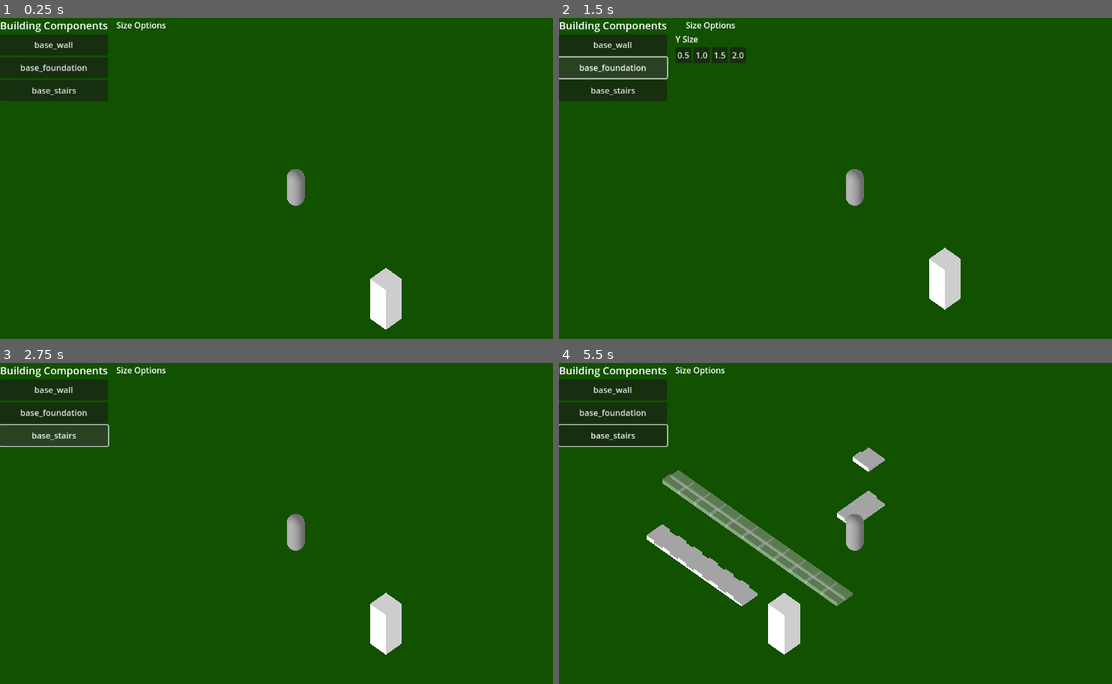
Above: before the commit, frames 1-4 (two rows, left to right).
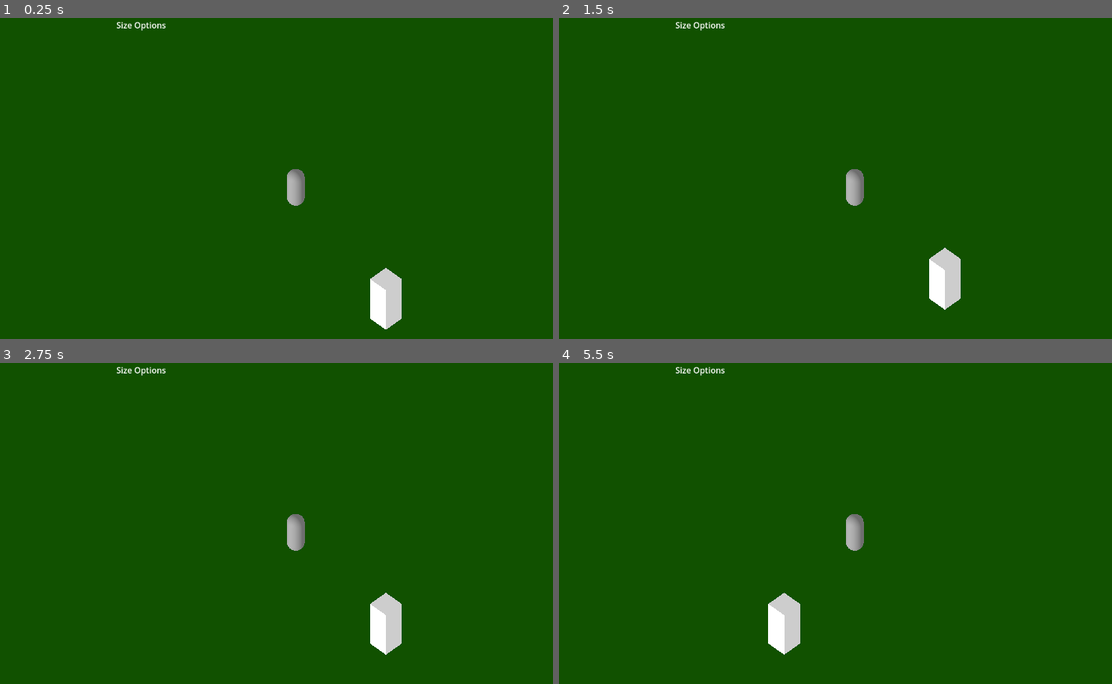
Above: after the commit, the same moments.

Repository: tarabaramaksym/godot-isometric-builder
Game: Godot game, scene res://main.tscn
The game is run twice, just before and just after one commit, with the same random seed, the same clock (stepped at 60 frames per second) and the same inputs.
Inputs (mouse positions are in pixels of both pictures, inside the frame that each line leads up to):
- Up to frame 1 (0.25 s): no input
- Up to frame 2 (1.5 s): click (614, 43) at 0.5 s, where only the run before the commit has a clickable "base_wall"; click (614, 69) at 1.25 s, where only the run before the commit has a clickable "base_foundation"
- Up to frame 3 (2.75 s): click (55, 436) at 2 s, where only the run before the commit has a clickable "base_stairs"
- Up to frame 4 (5.5 s): tap Enter at 2.75 s; move the mouse to (990, 513) at 2.77 s; hold D (right) 2.78-3.5 s; tap R (rotate) at 2.85, 4.35 s; click (990, 513) at 3.05 s; drag from (735, 549) to (829, 597) at 3.52 s; move the mouse to (918, 456) at 4.27 s; hold D (right) 4.28-5 s; click (918, 456) at 4.55 s; drag from (829, 597) to (680, 481) at 5.02 s

The runs differ from the first frame. In frame 1, 4.0% of the frame differs, in the area x 0-20%, y 1-26%; in frame 2, 5.0%; in frame 3, 4.2%; in frame 4, 8.8%, in the area x 0-59%, y 1-76%.
Error after the commit: Parse Error: Identifier "GlobalFileBuilding" not declared in the current scope. (res://ui/building/building_ui.gd:23)

Commit message:
0.0.2 - More refactoring

Diff:
--- /dev/null
+++ b/component/building/building_mouse_handler.gd
@@ -0,0 +1,216 @@
+class_name BuildingMouseHandler extends Node
+
+@export var camera: Camera3D
+@export var plane: CSGBox3D
+@export var gridmap: GridMap
+@export var building_builder: Node
+
+# Drag building state
+var is_dragging = false
+var drag_start_position = Vector3.ZERO
+var drag_current_position = Vector3.ZERO
+var drag_previews = []  # Array to store preview instances for dragging
+
+func _ready():
+	# If BuildingBuilder isn't already in the scene, create it
+	if not building_builder:
+		building_builder = BuildingBuilder.new()
+		add_child(building_builder)
+
+func add_mesh(param_position: Vector3, is_plane: bool):
+	building_builder.add_mesh(param_position, gridmap, is_plane)
+
+func has_mesh_at_position(param_position: Vector3) -> bool:
+	return building_builder.has_mesh_at_position(param_position, gridmap)
+
+func _process(_delta):
+	# Check for rotation input
+	if Input.is_action_just_pressed("rotate") and not GlobalBuilding.ui_interaction:
+		building_builder.rotate_component()
+
+	if GlobalBuilding.ui_interaction:
+		clear_all_previews()
+		return
+
+	# Get mouse ray
+	var mouse_pos = get_viewport().get_mouse_position()
+	var from = camera.project_ray_origin(mouse_pos)
+	var to = from + camera.project_ray_normal(mouse_pos) * 1000
+
+	var space_state = camera.get_world_3d().direct_space_state
+	var physics = PhysicsRayQueryParameters3D.new()
+	physics.from = from
+	physics.to = to
+
+	var result = space_state.intersect_ray(physics)
+
+	# Handle dragging and placement
+	if result and (result.collider == plane or (result.collider is StaticBody3D and result.normal.dot(Vector3.UP) > 0.99)):
+		var is_plane = result.collider == plane
+		var world_pos = result.position
+		var cell = gridmap.local_to_map(world_pos)
+		var cell_world_pos = gridmap.map_to_local(cell)
+
+		# Get component sizing type
+		var sizing_type = get_component_sizing_type()
+
+		# Start dragging on left click (if component allows dragging)
+		if Input.is_action_just_pressed("ui_left_click") and not is_dragging and not GlobalBuilding.selected_component.is_empty():
+			if sizing_type != "single":
+				is_dragging = true
+				drag_start_position = cell_world_pos
+				drag_current_position = cell_world_pos
+				update_drag_previews()
+			else:
+				# For single placement, just place directly
+				add_mesh(cell_world_pos, is_plane)
+
+		# Update drag position while dragging
+		if is_dragging:
+			drag_current_position = cell_world_pos
+			update_drag_previews()
+
+		# End dragging and place objects
+		if Input.is_action_just_released("ui_left_click") and is_dragging:
+			place_dragged_components()
+			is_dragging = false
+			clear_all_previews()
+
+		# Show regular preview when not dragging
+		if not is_dragging and not GlobalBuilding.selected_component.is_empty():
+			if not building_builder.has_preview():
+				building_builder.update_preview()
+			building_builder.update_preview_position(cell_world_pos)
+	else:
+		# Clear preview when not pointing at valid surface
+		if not is_dragging:
+			building_builder.clear_preview()
+
+		# End drag if released outside valid area
+		if Input.is_action_just_released("ui_left_click") and is_dragging:
+			is_dragging = false
+			clear_all_previews()
+
+# Get the sizing type of the current component
+func get_component_sizing_type() -> String:
+	if GlobalBuilding.selected_component.is_empty():
+		return "single"
+
+	var component_data = building_builder.building_components.get(GlobalBuilding.selected_component)
+	if component_data:
+		return component_data.get("sizing_type", "single")
+
+	return "single"
+
+# Update preview meshes along the drag line
+func update_drag_previews():
+	# Clear existing previews
+	clear_all_previews()
+
+	# Calculate cells in the drag area
+	var cells = get_cells_in_drag()
+
+	# Create a preview for each cell
+	for cell_pos in cells:
+		create_drag_preview(cell_pos)
+
+# Get all grid cells between drag start and current position
+func get_cells_in_drag() -> Array:
+	var cells = []
+
+	# Get grid coordinates
+	var start_cell = gridmap.local_to_map(drag_start_position)
+	var end_cell = gridmap.local_to_map(drag_current_position)
+
+	# Get sizing type to determine behavior
+	var sizing_type = get_component_sizing_type()
+
+	if sizing_type == "directional":
+		# Directional: Allow stretching in only one direction (X or Z)
+		var diff_x = end_cell.x - start_cell.x
+		var diff_z = end_cell.z - start_cell.z
+
+		# Determine primary direction (largest difference)
+		if abs(diff_x) >= abs(diff_z):
+			# X-direction drag
+			var x_min = min(start_cell.x, end_cell.x)
+			var x_max = max(start_cell.x, end_cell.x)
+
+			for x in range(x_min, x_max + 1):
+				var cell_pos = gridmap.map_to_local(Vector3i(x, start_cell.y, start_cell.z))
+				cells.append(cell_pos)
+		else:
+			# Z-direction drag
+			var z_min = min(start_cell.z, end_cell.z)
+			var z_max = max(start_cell.z, end_cell.z)
+
+			for z in range(z_min, z_max + 1):
+				var cell_pos = gridmap.map_to_local(Vector3i(start_cell.x, start_cell.y, z))
+				cells.append(cell_pos)
+
+	elif sizing_type == "area":
+		# Area: Allow stretching in both X and Z directions (2D rectangle)
+		var x_min = min(start_cell.x, end_cell.x)
+		var x_max = max(start_cell.x, end_cell.x)
+		var z_min = min(start_cell.z, end_cell.z)
+		var z_max = max(start_cell.z, end_cell.z)
+
+		for x in range(x_min, x_max + 1):
+			for z in range(z_min, z_max + 1):
+				var cell_pos = gridmap.map_to_local(Vector3i(x, start_cell.y, z))
+				cells.append(cell_pos)
+
+	else: # "single" or default
+		# Single: Only place at start position
+		cells.append(drag_start_position)
+
+	return cells
+
+# Create a single preview at the specified position
+func create_drag_preview(param_position: Vector3):
+	if GlobalBuilding.selected_component.is_empty():
+		return
+
+	# Get component data
+	var component_data = building_builder.building_components.get(GlobalBuilding.selected_component)
+	if not component_data:
+		return
+
+	# Create preview instance
+	var preview = building_builder.create_preview_instance()
+	if preview:
+		# Calculate grid offset
+		var offset = building_builder.calculate_grid_offset(component_data)
+
+		# Set the base position with grid offset
+		preview.transform.origin = param_position + offset
+
+		# Apply the same height adjustment used in regular preview
+		if component_data.mesh_type == "simple" and not "position" in component_data:
+			# Find mesh instance to get size
+			for child in preview.get_children():
+				if child is MeshInstance3D and child.mesh is BoxMesh:
+					# Apply the same height offset used in create_simple_mesh
+					preview.transform.origin.y += child.mesh.size.y / 2
+					break
+
+		# Add to scene and to our list
+		add_child(preview)
+		drag_previews.append(preview)
+
+# Clear all drag preview meshes
+func clear_all_previews():
+	for preview in drag_previews:
+		preview.queue_free()
+	drag_previews.clear()
+
+	# Also clear the standard preview
+	building_builder.clear_preview()
+
+# Place components at all preview positions
+func place_dragged_components():
+	var cells = get_cells_in_drag()
+
+	for cell_pos in cells:
+		if not has_mesh_at_position(cell_pos):
+			add_mesh(cell_pos, true)
--- /dev/null
+++ b/component/building/building_position_handler.gd
@@ -0,0 +1,83 @@
+class_name BuildingPositionHandler extends Node3D
+
+# Calculate grid offset for component positioning
+func calculate_grid_offset(component_data: Dictionary, current_size_values: Dictionary) -> Vector3:
+    var offset = Vector3.ZERO
+
+    if component_data.mesh_type == "simple":
+        if "base_mesh_size" in component_data:
+            var base_size = component_data.base_mesh_size
+            var current_size = Vector3(
+                current_size_values.get("x", base_size[0]),
+                current_size_values.get("y", base_size[1]),
+                current_size_values.get("z", base_size[2])
+            )
+
+            # Calculate offset to keep the bottom-center fixed on grid
+            # The offset depends on which dimensions can be changed
+            # Commented out but can be re-enabled if needed
+            # if "x" in current_size_values:
+            #     # Check if width is even (using int conversion)
+            #     if int(current_size.x) % 2 == 0:
+            #         # Even width needs 0.5 grid offset in x
+            #         offset.x = 0.5
+
+            # if "z" in current_size_values:
+            #     # Check if depth is even (using int conversion)
+            #     if int(current_size.z) % 2 == 0:
+            #         # Even depth needs 0.5 grid offset in z
+            #         offset.z = 0.5
+
+            # if "y" in current_size_values:
+            #     # Check if height is even (using int conversion)
+            #     if int(current_size.y) % 2 == 0:
+            #         # Even height needs 0.5 grid offset in y
+            #         offset.y = 0.5
+
+    return offset
+
+# Update the position of a preview instance
+func update_preview_position(preview_instance: Node3D, position: Vector3, component_data: Dictionary, current_size_values: Dictionary):
+    if not preview_instance:
+        return
+
+    var offset = calculate_grid_offset(component_data, current_size_values)
+
+    # Set the base position with grid offset
+    preview_instance.transform.origin = position + offset
+
+    # Get the first child's mesh for height calculation (matches behavior in create_simple_mesh)
+    if component_data.mesh_type == "simple" and not "position" in component_data:
+        # Find mesh instance to get size
+        for child in preview_instance.get_children():
+            if child is MeshInstance3D and child.mesh is BoxMesh:
+                # Apply the same height offset used in create_simple_mesh
+                preview_instance.transform.origin.y += child.mesh.size.y / 2
+                break
+
+# Apply position offset for simple meshes
+func apply_simple_mesh_position(root_node: Node3D, mesh_size: Vector3, component_data: Dictionary, is_drag_preview: bool = false):
+    # If no y-centered mesh, add an offset ONLY for non-drag previews
+    # For drag previews, this will be handled by the main script
+    if not "position" in component_data and not is_drag_preview:
+        # Half height offset to place bottom face at y=0
+        root_node.transform.origin.y += (mesh_size.y / 2)
+
+# Apply position for array mesh parts
+func apply_array_part_position(part_container: Node3D, mesh_data: Dictionary):
+    # Set position if specified in mesh data
+    if "position" in mesh_data:
+        var pos = mesh_data.position
+        part_container.transform.origin = Vector3(pos[0], pos[1], pos[2])
+
+# Check if a mesh exists at a specific position
+func has_mesh_at_position(position_mesh: Vector3, parent_node: Node) -> bool:
+    for wall in parent_node.get_children():
+        if wall is Node3D and wall.transform.origin.is_equal_approx(position_mesh):
+            return true
+    return false
+
+# Set up the position for a new mesh at a given position
+func setup_mesh_position(root_node: Node3D, body_position: Vector3, offset: Vector3, rotation: float):
+    root_node.transform.origin = body_position + offset
+    root_node.rotation_degrees.y = rotation
--- a/global/global_building.gd
+++ b/global/global_building.gd
@@ -1,5 +1,17 @@
 extends Node
+
+# Add this signal declaration at the top
+signal ui_interaction_changed(is_active)
+signal selected_component_changed(component_name)
 
 var selected_component = ""
 var building_mode = false
 var ui_interaction = false
+
+func set_ui_interaction(value: bool):
+	ui_interaction = value
+	emit_signal("ui_interaction_changed", value)
+
+func set_selected_component(value: String):
+	selected_component = value
+	emit_signal("selected_component_changed", value)
--- /dev/null
+++ b/global/global_file_building.gd
@@ -0,0 +1,30 @@
+extends Node
+
+var cached_building_components = null
+var component_json_path = "res://assets/json/building/house-component.json"
+
+func load_component_data():
+    if cached_building_components != null:
+        return cached_building_components
+
+    # Otherwise load from file
+    var file = FileAccess.open(component_json_path, FileAccess.READ)
+    if file:
+        var json_text = file.get_as_text()
+        file.close()
+
+        var json = JSON.new()
+        var error = json.parse(json_text)
+        if error == OK:
+            # Cache the loaded data
+            cached_building_components = json.data
+            return cached_building_components
+        else:
+            print("JSON Parse Error: ", json.get_error_message(), " at line ", json.get_error_line())
+    else:
+        print("Failed to open file: ", component_json_path)
+
+    return {}
+
+func clear_cache():
+    cached_building_components = null
--- a/ui/building/building_size_ui.gd
+++ b/ui/building/building_size_ui.gd
@@ -84,7 +84,7 @@
         print("Set ", axis, " size to ", value)
 
 func _on_mouse_entered():
-    GlobalBuilding.ui_interaction = true
+    GlobalBuilding.set_ui_interaction(true)
 
 func _on_mouse_exited():
-    GlobalBuilding.ui_interaction = false
+    GlobalBuilding.set_ui_interaction(false)
--- a/ui/building/building_ui.gd
+++ b/ui/building/building_ui.gd
@@ -1,6 +1,5 @@
 extends Control
 
-var component_json_path = "res://assets/json/building/house-components.json"
 var component_container: VBoxContainer
 
 func _ready():
@@ -20,29 +19,12 @@
 	title.add_theme_font_size_override("font_size", 20)
 	component_container.add_child(title)
 
-	# Load and parse the JSON file
-	var components = load_component_data()
+	# Load components from global
+	var components = GlobalFileBuilding.load_component_data()
 
 	# Generate UI for each component
 	for component_key in components.keys():
 		add_component_button(component_key)
-
-func load_component_data():
-	var file = FileAccess.open(component_json_path, FileAccess.READ)
-	if file:
-		var json_text = file.get_as_text()
-		file.close()
-
-		var json = JSON.new()
-		var error = json.parse(json_text)
-		if error == OK:
-			return json.data
-		else:
-			print("JSON Parse Error: ", json.get_error_message(), " at line ", json.get_error_line())
-	else:
-		print("Failed to open file: ", component_json_path)
-
-	return {}
 
 func add_component_button(component_name):
 	var button = Button.new()
@@ -59,8 +41,12 @@
 	component_container.add_child(button)
 
 func _on_component_button_pressed(component_name):
+	if component_name == GlobalBuilding.selected_component:
+		GlobalBuilding.set_selected_component("")
+		return
+
 	print("Selected component: ", component_name)
-	GlobalBuilding.selected_component = component_name
+	GlobalBuilding.set_selected_component(component_name)
 
 	# Get reference to building builder and update size options
 	var building_builder = get_node("/root/Main/BuildingBuilder")  # Adjust path as needed
@@ -68,7 +54,7 @@
 		building_builder.update_size_options(component_name)
 
 func _on_mouse_entered():
-	GlobalBuilding.ui_interaction = true
+	GlobalBuilding.set_ui_interaction(true)
 
 func _on_mouse_exited():
-	GlobalBuilding.ui_interaction = false
+	GlobalBuilding.set_ui_interaction(false)
Not shown, added: component/building/building_mouse_handler.gd.uid
Not shown, added: component/building/building_position_handler.gd.uid
Not shown, added: global/global_file_building.gd.uid
